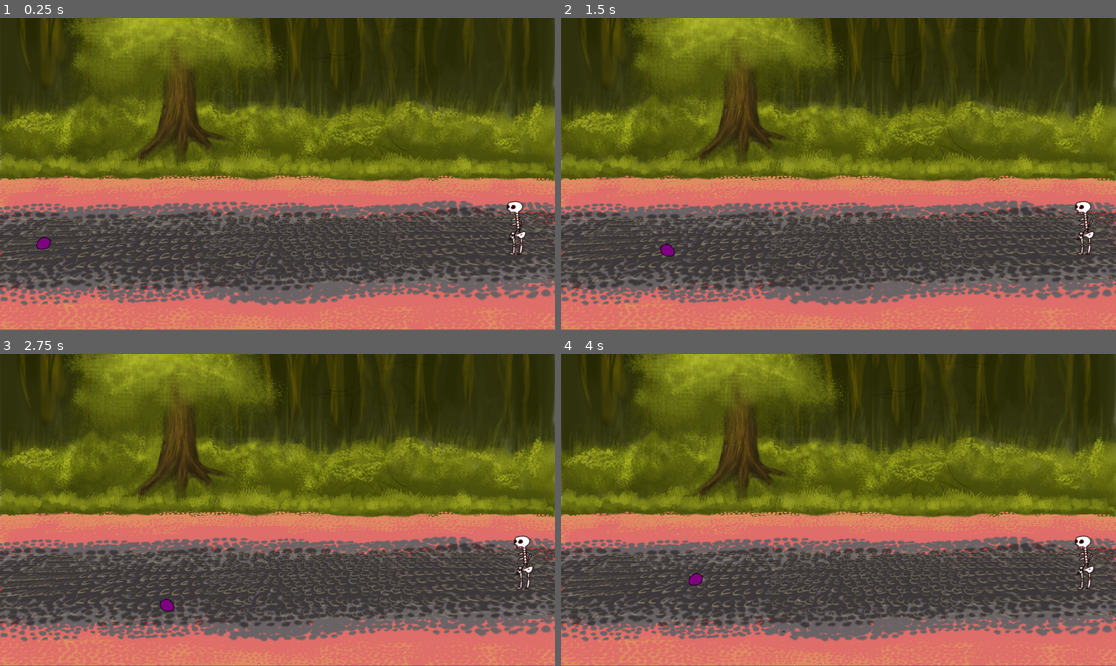
Above: before the commit, frames 1-4 (two rows, left to right).
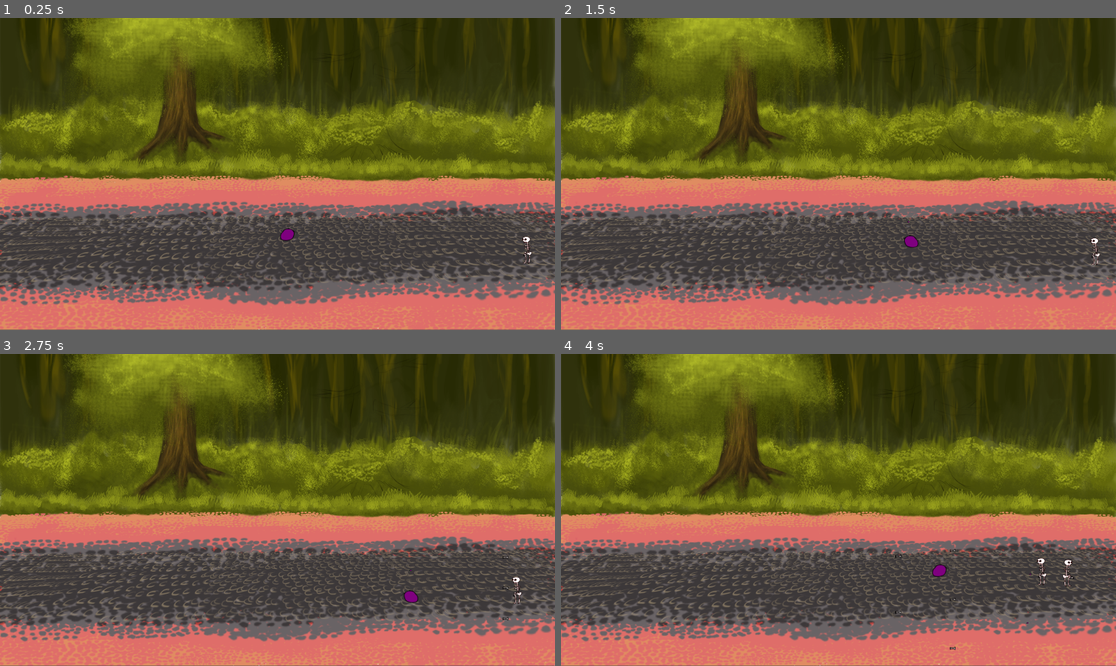
Above: after the commit, the same moments.

Repository: rcbrgs/Frankenslime
Game: Godot game, scene res://Levels/Forest.tscn
Two runs of this game, one before a commit and one after it. Both use one fixed random seed, a clock stepped at 60 frames per second and the inputs below.
Inputs:
- Up to frame 1 (0.25 s): no input
- Up to frame 2 (1.5 s): tap Enter at 0.5 s; hold Right (ui_right) 0.53-1.28 s; tap Space (ui_select) at 0.77 s; hold Down (ui_down) from 1.28 s (still down)
- Up to frame 3 (2.75 s): tap Space (ui_select) at 1.52 s; release Down (ui_down) at 2.03 s; hold Right (ui_right) from 2.03 s (still down)
- Up to frame 4 (4 s): release Right (ui_right) at 2.78 s; hold Up (ui_up) 2.78-3.53 s; tap Space (ui_select) at 3.02, 3.77 s; hold Left (ui_left) from 3.53 s (still down)

The runs differ from the first frame. In frame 1, 0.5% of the frame differs, in the area x 6-96%, y 58-79%; in frame 2, 0.5%; in frame 3, 0.5%; in frame 4, 0.6%, in the area x 22-97%, y 58-95%.

Commit message:
Added an AI Director, which spawns enemies to kill the player.

Diff:
--- a/Frankenslime/Enemies/Health.gd
+++ b/Frankenslime/Enemies/Health.gd
@@ -2,14 +2,15 @@
 
 onready var bone_shotgun_scene = preload("res://Limbs/BoneShotgun.tscn")
 
-var HP = 1
 onready var father = get_parent().get_parent()
 onready var level = father.get_parent()
+onready var max_HP = father.HP
 
 func remove_hp(damage):
-	HP -= damage
-	if HP <= 0:
+	father.HP -= damage
+	if father.HP <= 0:
 		yield_limb()
+		level.get_node("AIDirector").total_enemy_HP -= max_HP
 		father.queue_free()
 
 func yield_limb():
--- a/Frankenslime/Enemies/Movement.gd
+++ b/Frankenslime/Enemies/Movement.gd
@@ -15,7 +15,11 @@
 export (float) var wander_wait_time = 1
 
 func _ready():
-	initial_position = get_parent().get_parent().position
+	#initial_position = get_parent().get_parent().position
+	pass
+
+func set_initial_position(pos):
+	initial_position = pos
 
 func _physics_process(delta):
 	# update behaviour
@@ -86,4 +90,6 @@
 		facing_right = false
 
 	get_parent().get_parent().get_node("BodySprite").flip_h = facing_right
+	if get_parent().get_parent().get_node("Weapon") == null:
+		return
 	get_parent().get_parent().get_node("Weapon").get_node("AnimatedSprite").flip_h = facing_right
--- a/Frankenslime/Enemies/Skeleton.gd
+++ b/Frankenslime/Enemies/Skeleton.gd
@@ -1,4 +1,6 @@
 extends KinematicBody2D
+
+export (int) var HP = 2
 
 var limb_type = "BoneShotgun"
 
--- a/Frankenslime/Enemies/Skeleton.tscn
+++ b/Frankenslime/Enemies/Skeleton.tscn
@@ -37,7 +37,7 @@
 radius = 14.393
 height = 4.04388
 
-[node name="Skeleton" type="KinematicBody2D"]
+[node name="Skeleton" type="KinematicBody2D" index="0"]
 
 input_pickable = false
 collision_layer = 2
@@ -45,6 +45,7 @@
 collision/safe_margin = 0.08
 script = ExtResource( 1 )
 _sections_unfolded = [ "Collision" ]
+HP = 2
 
 [node name="BodySprite" type="AnimatedSprite" parent="." index="0"]
 
--- /dev/null
+++ b/Frankenslime/Levels/AIDirector.gd
@@ -0,0 +1,37 @@
+extends Node
+
+export (float) var interval_between_spawns = 3
+
+var total_enemy_HP = 0
+
+onready var skeleton_scene = preload("res://Enemies/Skeleton.tscn")
+onready var player = get_node("../Player")
+
+func _process(delta):
+	# Should we spawn an enemy?
+	if not $SpawnTimer.is_stopped():
+		return
+	if ! weakref(player).get_ref():
+		return
+	#print("total_enemy_HP = %d" % total_enemy_HP)
+	if total_enemy_HP > player.HP:
+		return
+	spawn_an_enemy()
+
+func spawn_an_enemy():
+	#print("Spawn an enemy.")
+	$SpawnTimer.set_wait_time(interval_between_spawns)
+	$SpawnTimer.start()
+	var coin = round(randf())
+	var initial_position = Vector2(0,0)
+	if coin == 0:
+		initial_position = Vector2(get_node("../SceneParameters").min_x, (get_node("../SceneParameters").max_y - get_node("../SceneParameters").min_y) / 2 + get_node("../SceneParameters").min_y)
+	else:
+		initial_position = Vector2(get_node("../SceneParameters").max_x - 100, (get_node("../SceneParameters").max_y - get_node("../SceneParameters").min_y) / 2 + get_node("../SceneParameters").min_y)
+	print("Spawn an enemy at %s." % initial_position)
+	# choose enemy type
+	var enemy = skeleton_scene.instance()
+	get_parent().add_child(enemy)
+	enemy.translate(initial_position)
+	enemy.get_node("Enemy/Movement").set_initial_position (initial_position)
+	total_enemy_HP += enemy.HP
--- /dev/null
+++ b/Frankenslime/Levels/AIDirector.tscn
@@ -0,0 +1,15 @@
+[gd_scene load_steps=2 format=2]
+
+[ext_resource path="res://Levels/AIDirector.gd" type="Script" id=1]
+
+[node name="AIDirector" type="Node"]
+
+script = ExtResource( 1 )
+interval_between_spawns = 3
+
+[node name="SpawnTimer" type="Timer" parent="." index="0"]
+
+process_mode = 1
+wait_time = 1.0
+one_shot = true
+autostart = false
--- a/Frankenslime/Levels/Forest.tscn
+++ b/Frankenslime/Levels/Forest.tscn
@@ -1,9 +1,9 @@
 [gd_scene load_steps=5 format=2]
 
 [ext_resource path="res://Levels/Forest background 01.png" type="Texture" id=1]
-[ext_resource path="res://Enemies/Skeleton.tscn" type="PackedScene" id=2]
-[ext_resource path="res://Player/Player.tscn" type="PackedScene" id=3]
-[ext_resource path="res://Levels/SceneParameters.gd" type="Script" id=4]
+[ext_resource path="res://Player/Player.tscn" type="PackedScene" id=2]
+[ext_resource path="res://Levels/SceneParameters.gd" type="Script" id=3]
+[ext_resource path="res://Levels/AIDirector.tscn" type="PackedScene" id=4]
 
 [node name="Forest" type="Node"]
 
@@ -12,20 +12,16 @@
 position = Vector2( 960.056, 539.261 )
 texture = ExtResource( 1 )
 
-[node name="Skeleton" parent="." index="1" instance=ExtResource( 2 )]
+[node name="Player" parent="." index="1" instance=ExtResource( 2 )]
 
-position = Vector2( 1779.87, 725.893 )
-scale = Vector2( 2, 2 )
-_sections_unfolded = [ "Collision", "Transform" ]
+position = Vector2( 990.418, 749.912 )
 
-[node name="Player" parent="." index="2" instance=ExtResource( 3 )]
+[node name="SceneParameters" type="Node" parent="." index="2"]
 
-position = Vector2( 146.976, 779.975 )
-
-[node name="SceneParameters" type="Node" parent="." index="3"]
-
-script = ExtResource( 4 )
+script = ExtResource( 3 )
 min_x = 0
 max_x = 1920
 min_y = 700
 max_y = 900
+
+[node name="AIDirector" parent="." index="3" instance=ExtResource( 4 )]
--- a/Frankenslime/Levels/SceneParameters.gd
+++ b/Frankenslime/Levels/SceneParameters.gd
@@ -1,19 +1,11 @@
 extends Node
 
-# class member variables go here, for example:
-# var a = 2
-# var b = "textvar"
 export (int) var min_x = 0
 export (int) var max_x = 1920
 export (int) var min_y = 700
 export (int) var max_y = 900
 
-func _ready():
-	# Called when the node is added to the scene for the first time.
-	# Initialization here
+func _process(delta):
+	#var view = get_viewport().get_visible_rect().size
+	#print("view = %s" % view)
 	pass
-
-#func _process(delta):
-#	# Called every frame. Delta is time since last frame.
-#	# Update game logic here.
-#	pass
--- a/Frankenslime/Limbs/BoneShotgun.gd
+++ b/Frankenslime/Limbs/BoneShotgun.gd
@@ -1 +1,4 @@
 extends KinematicBody2D
+
+func wield():
+	return "bone_shotgun"
--- a/Frankenslime/Player/Player.gd
+++ b/Frankenslime/Player/Player.gd
@@ -30,8 +30,10 @@
 	if collision != null:
 		#print("collision.collider = %s" % collision.collider)
 		#print("collision.collider.name = %s" % collision.collider.name)
-		if collision.collider.name == "BoneShotgun":
-			weapon = "bone_shotgun"
+		#print("collision.collider.get_class() = %s" % collision.collider.get_class())
+		#if collision.collider.name == "BoneShotgun":
+		if collision.collider.has_method("wield"):
+			weapon = collision.collider.wield()
 			collision.collider.queue_free()
 
 	# Clamp player to scene
@@ -67,4 +69,4 @@
 func remove_hp(damage):
 	HP -= damage
 	if HP <= 0:
-		queue_free()
+		hide()
--- a/Frankenslime/Player/Player.tscn
+++ b/Frankenslime/Player/Player.tscn
@@ -17,7 +17,7 @@
 custom_solver_bias = 0.0
 radius = 11.6813
 
-[node name="Player" type="KinematicBody2D" index="0"]
+[node name="Player" type="KinematicBody2D"]
 
 scale = Vector2( 2, 2 )
 input_pickable = false
@@ -25,7 +25,6 @@
 collision_mask = 52
 collision/safe_margin = 0.08
 script = ExtResource( 1 )
-_sections_unfolded = [ "Collision", "Transform", "Visibility" ]
 HP = 3
 attack_interval = 1.5
 horizontal_speed = 5
